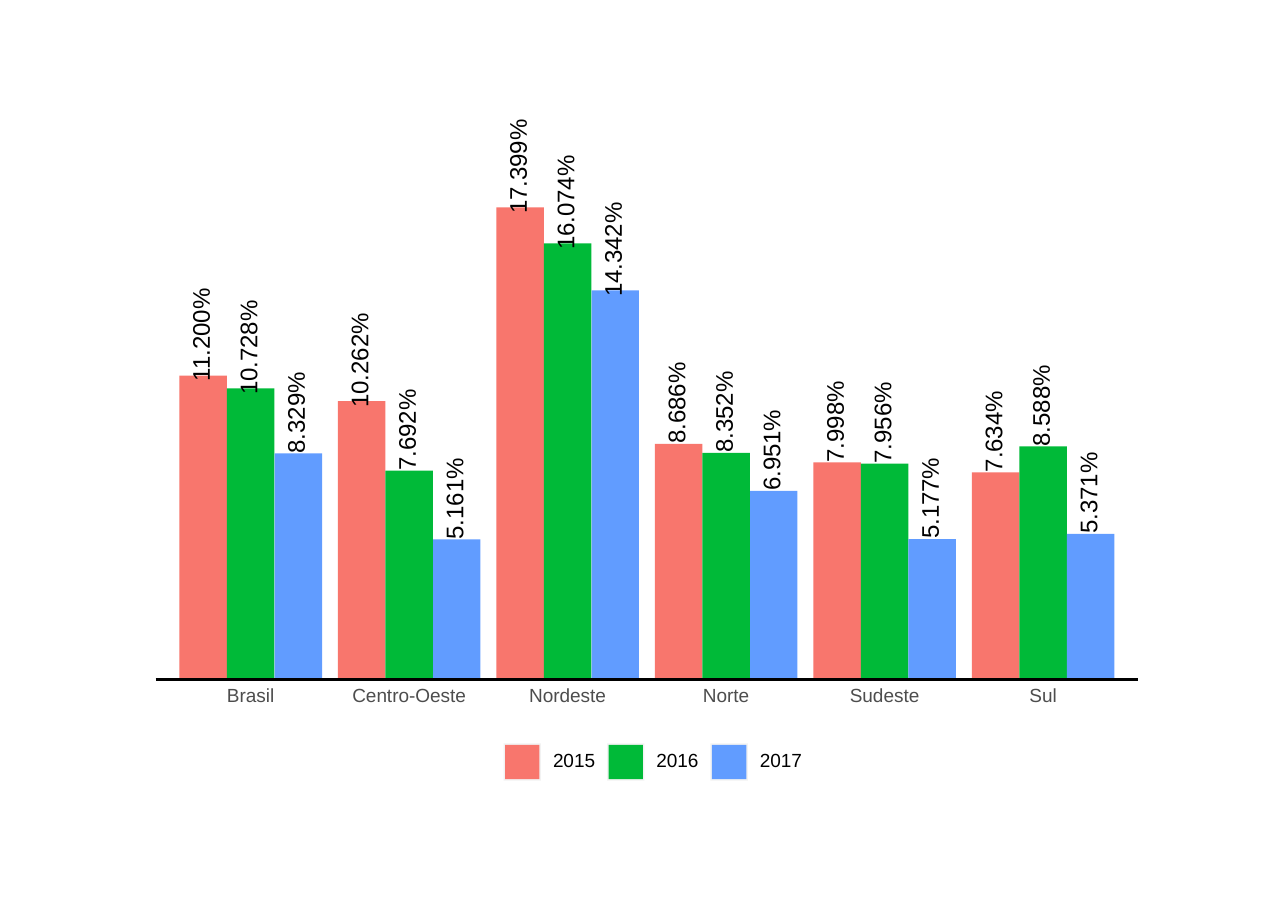
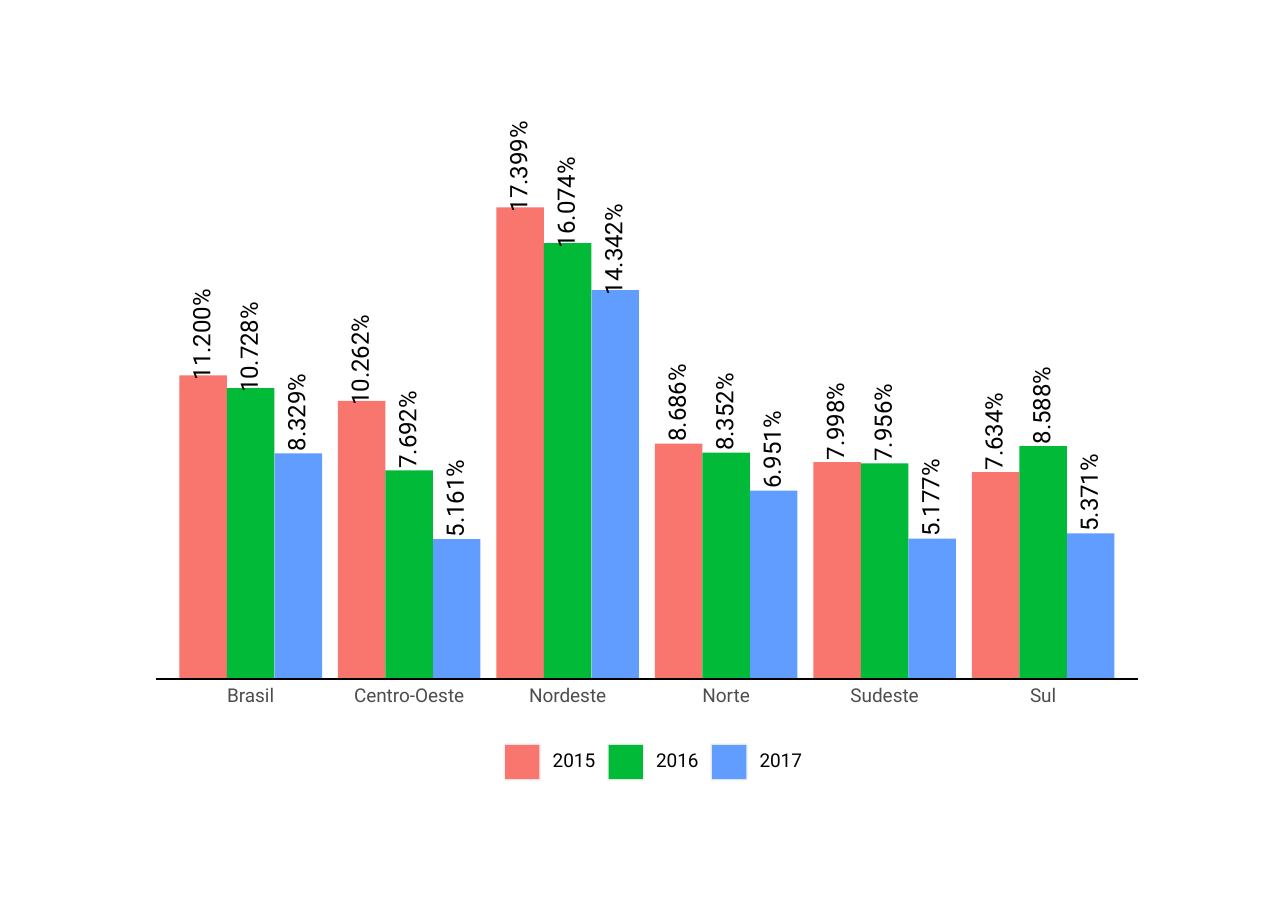
Before and after one commit to Sagicad-MDS/Publicacoes-Censo-SUAS, a slide deck: slide 15 of Publicação 2022/graficos.pptx. Drawn at 1288x908 pixels with LibreOffice and Linux fonts; fonts in the diff are those of the drawing. Boxes give left, top, right and bottom in pixels: in the first picture for what was removed or moved away, otherwise in the second. Text is boxed around its words. In the diff, an @@ line names an element or a change of style, - is before the commit and + after.

```diff
--- a/Publicação 2022/graficos.pptx
+++ b/Publicação 2022/graficos.pptx
@@ freeform shape at (156, 340, 1138, 340): outline redrawn @@
@@ font Arial to Roboto in 26 elements at (227, 687, 274, 702), (702, 688, 749, 702), (553, 753, 596, 768), (656, 753, 699, 768), (760, 753, 803, 768), (354, 688, 464, 702), (850, 687, 918, 702), (1030, 687, 1056, 702), (550, 166, 582, 245), (597, 213, 629, 292), (344, 324, 376, 403), (185, 298, 217, 377), (661, 371, 693, 440), (978, 400, 1010, 469), (708, 380, 740, 449), (867, 391, 899, 460), (1025, 374, 1057, 443), (756, 418, 788, 487), (1073, 461, 1105, 529), (439, 467, 471, 535), (502, 130, 534, 209), (233, 311, 265, 390), (819, 390, 851, 459), (914, 466, 946, 534), (280, 381, 312, 450), (391, 398, 423, 467) @@
@@ freeform shape at (156, 475, 1138, 475): outline redrawn @@
```
Also in this commit, not shown: 14 other slides changed, 18 other files.
